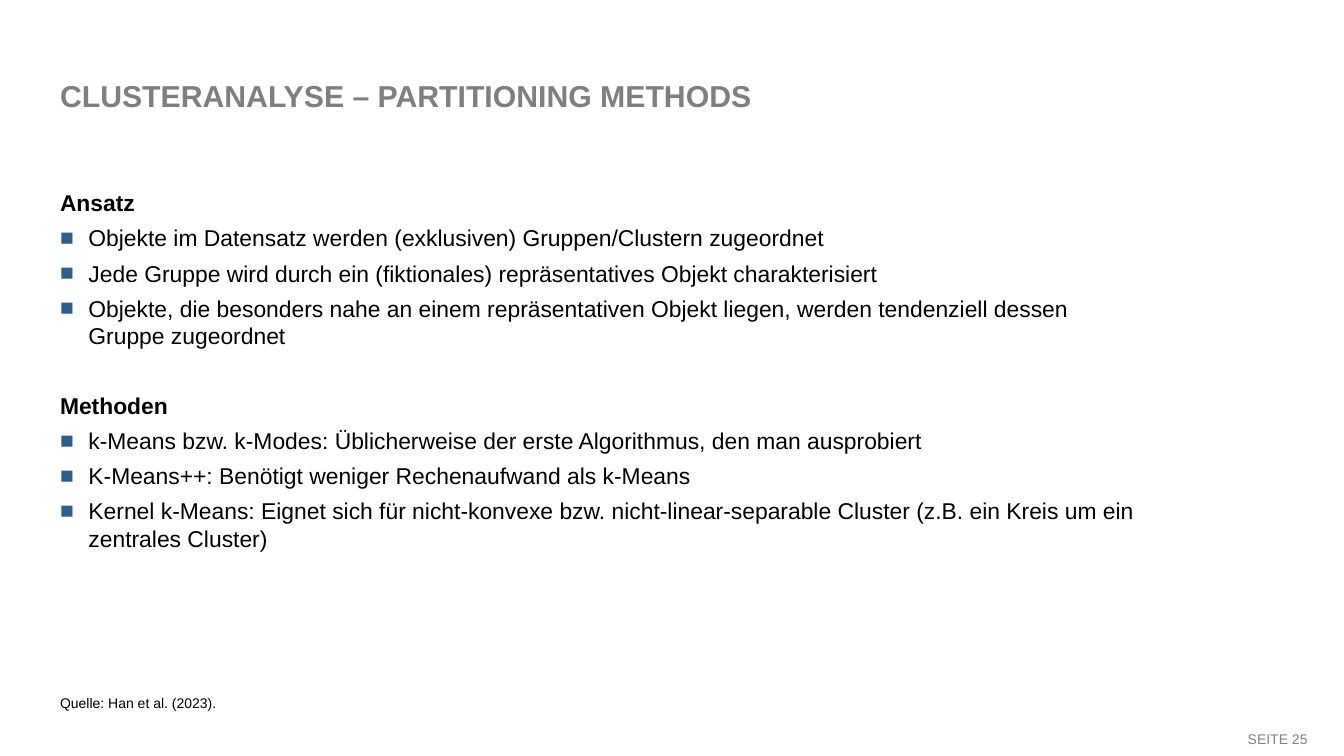
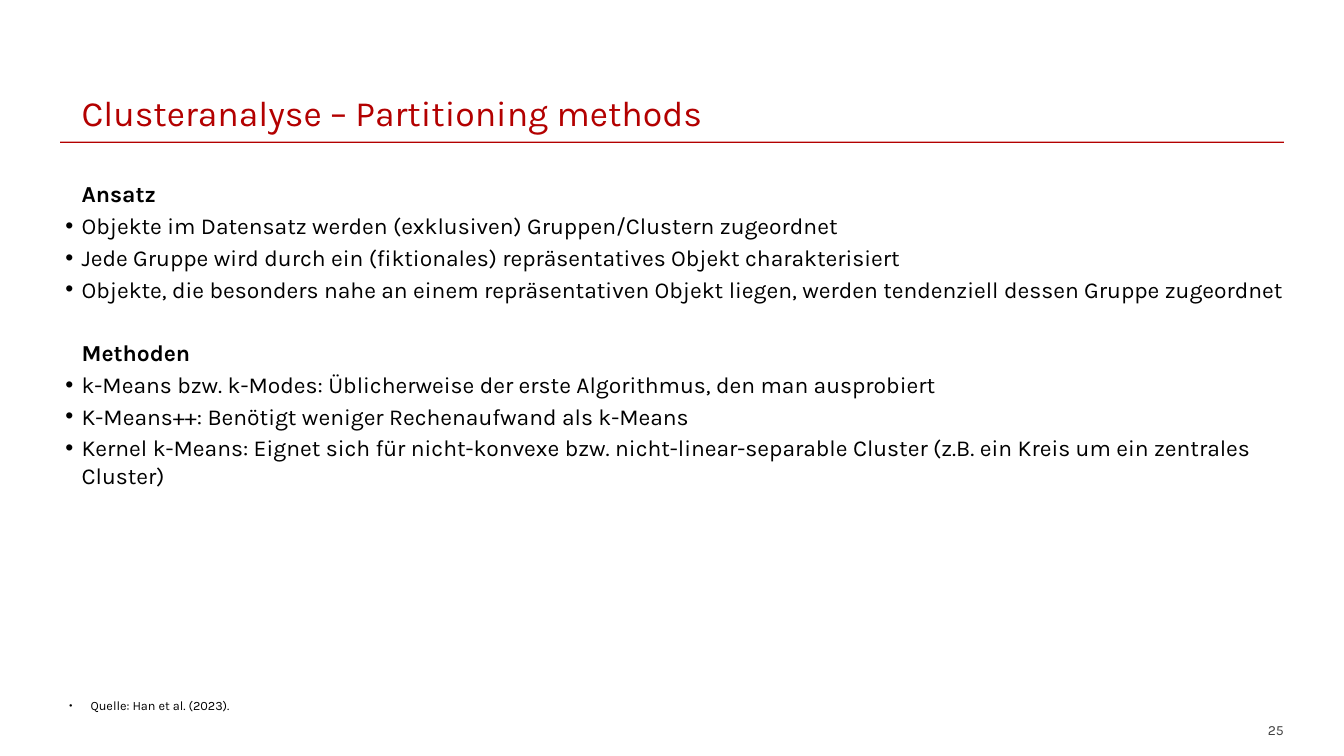
Before and after one commit to franzmohr/intro-data-mining-de, a slide deck: slide 25 of data-mining.odp. Drawn at 1344x756 pixels with LibreOffice and Linux fonts; fonts in the diff are those of the drawing. Boxes give left, top, right and bottom in pixels: in the first picture for what was removed or moved away, otherwise in the second. Text is boxed around its words. In the diff, an @@ line names an element or a change of style, - is before the commit and + after.

```diff
--- a/data-mining.odp
+++ b/data-mining.odp
@@ title "Clusteranalyse – Partitioning methods" at (82,101,702,134): vertical alignment middle to bottom @@
@@ title at (82,101,702,134): text changed; size 23.8 to 28 pt; font Arial to Karla; text colour #7F7F7F to #B30000; bold off @@
-CLUSTERANALYSE – PARTITIONING METHODS
+Clusteranalyse – Partitioning methods
@@ line added from (60, 143) to (1284, 143), #B30000 0.99 pt @@
@@ text "Ansatz" at (82,187,1283,487): font Arial to Karla; indent changed; less space between paragraphs; bullet ■ to •; bullet colour #2E5E8C to #000000 @@
@@ text "Quelle: Han et al. (2023).": place and size @@
-text "Quelle: Han et al. (2023)." at (60,698,216,711)
+text "Quelle: Han et al. (2023)." at (91,701,230,712)
@@ text "Quelle: Han et al. (2023)." at (91,701,230,712): size 11 to 10 pt, font Arial to Karla; bullet none to ●; less space between paragraphs @@
@@ page number at (1268,726,1284,735): vertical alignment middle to bottom @@
@@ page number at (1268,726,1284,735): text changed; font Arial to Karla; text colour #808080 to #404040 @@
-SEITE 25
+25
```
Also in this commit, not shown: 31 other slides changed.
